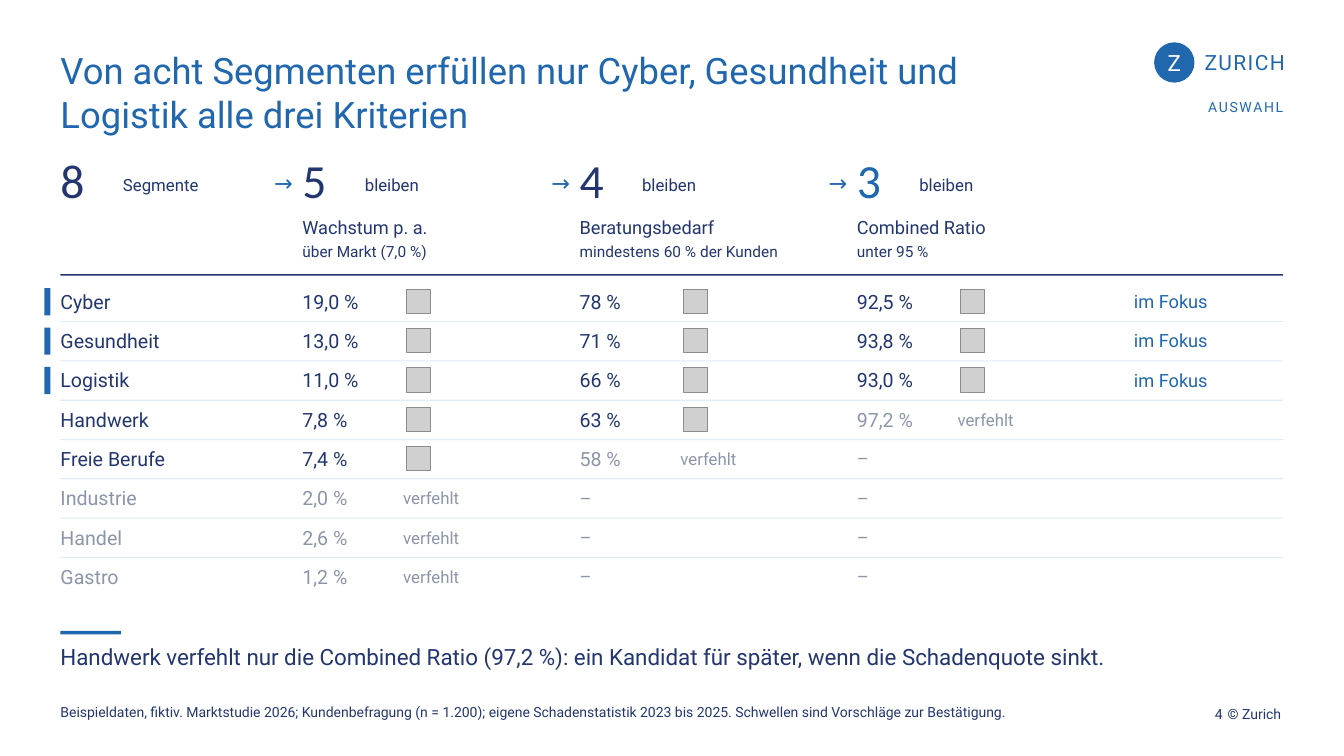
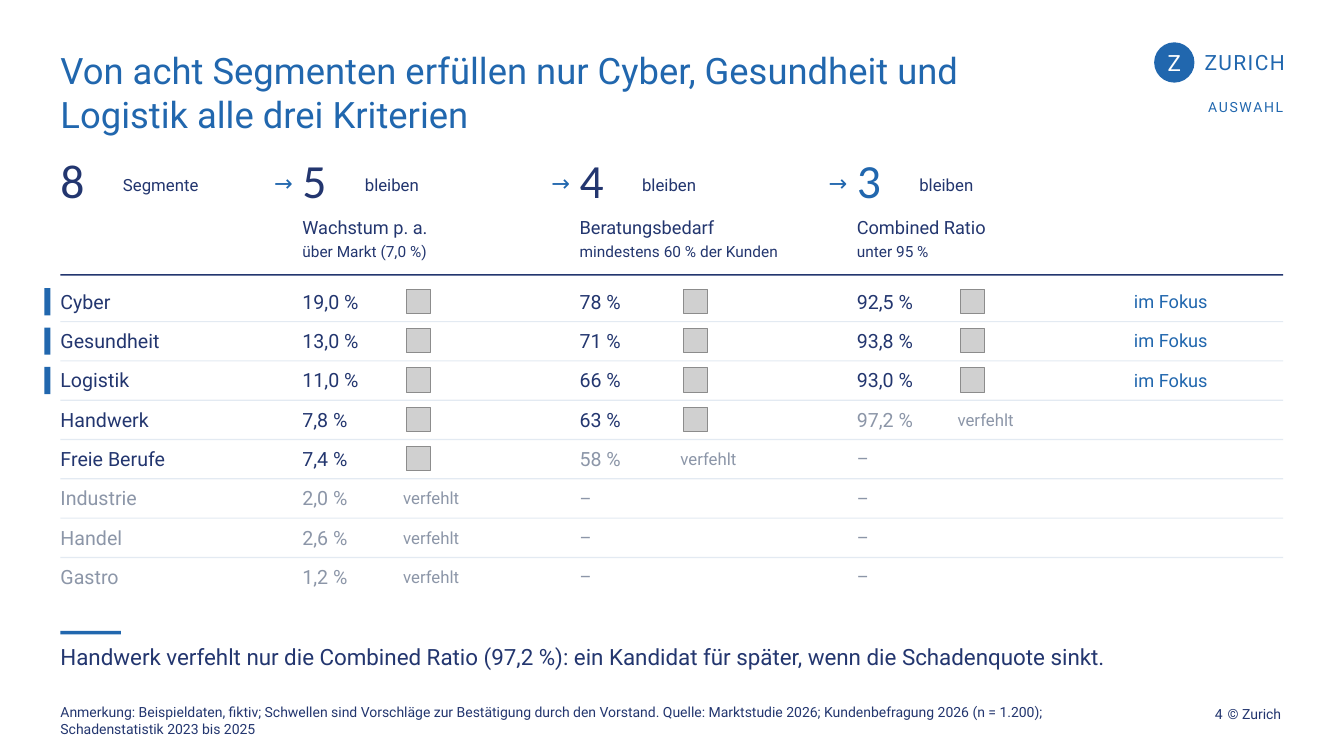
Before and after one commit to blipertom-pixel/Claude, a slide deck: slide 4 of zurich_nachbau/deck_marktfokus_v5/Marktfokus_v5.pptx. Drawn at 1344x756 pixels with LibreOffice and Linux fonts; fonts in the diff are those of the drawing; grey boxes stand for pictures. Boxes give left, top, right and bottom in pixels: in the first picture for what was removed or moved away, otherwise in the second. Text is boxed around its words. In the diff, an @@ line names an element or a change of style, - is before the commit and + after.

```diff
--- a/zurich_nachbau/deck_marktfokus_v5/Marktfokus_v5.pptx
+++ b/zurich_nachbau/deck_marktfokus_v5/Marktfokus_v5.pptx
@@ text at (60, 706, 1043, 734): text changed @@
-Beispieldaten, fiktiv. Marktstudie 2026; Kundenbefragung (n = 1.200); eigene Schadenstatistik 2023 bis 2025. Schwellen sind Vorschläge zur Bestätigung.
+Anmerkung: Beispieldaten, fiktiv; Schwellen sind Vorschläge zur Bestätigung durch den Vorstand. Quelle: Marktstudie 2026; Kundenbefragung 2026 (n = 1.200); Schadenstatistik 2023 bis 2025
```
Also in this commit, not shown: 9 other slides changed, 1 slide added, 18 other files.
